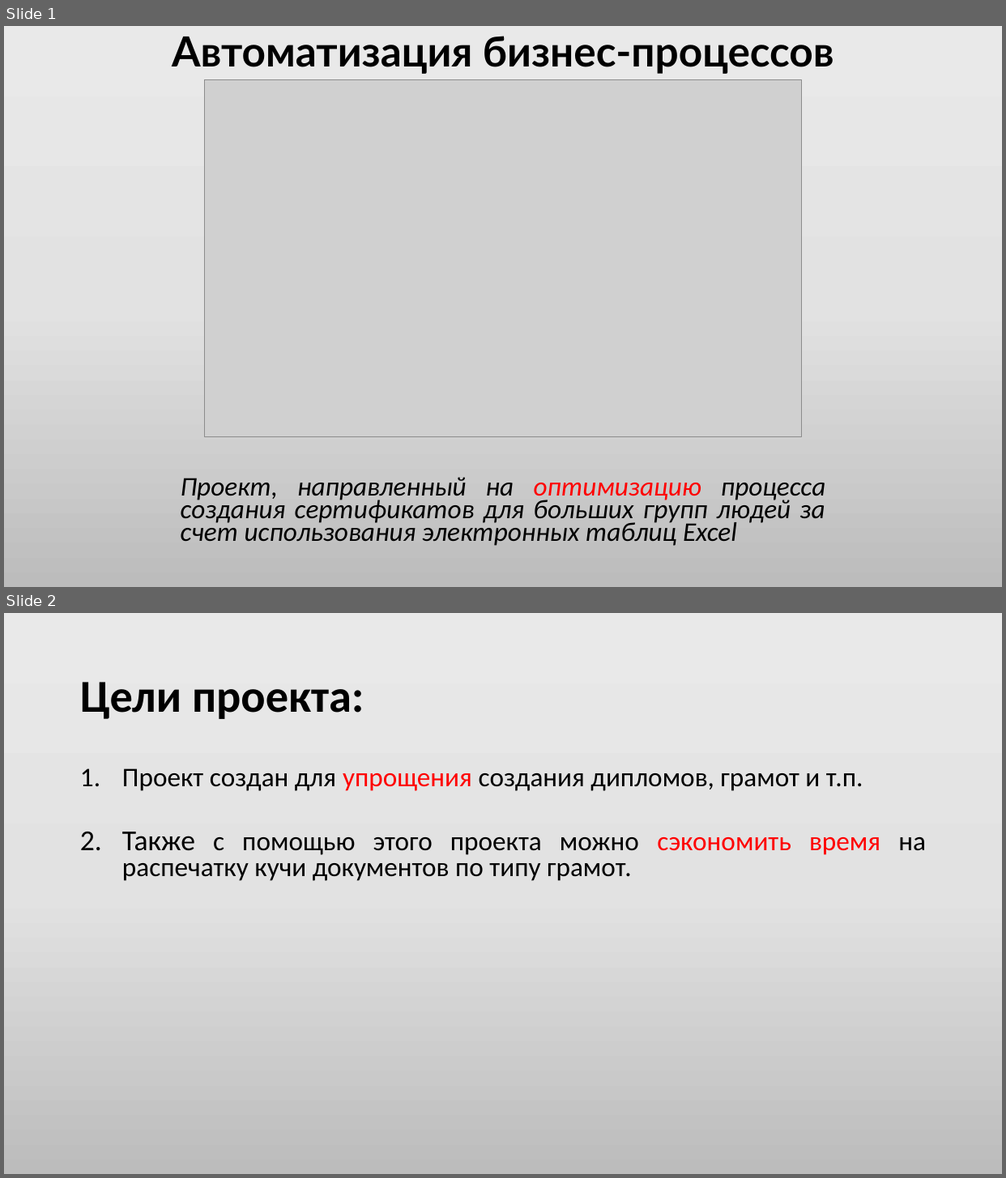
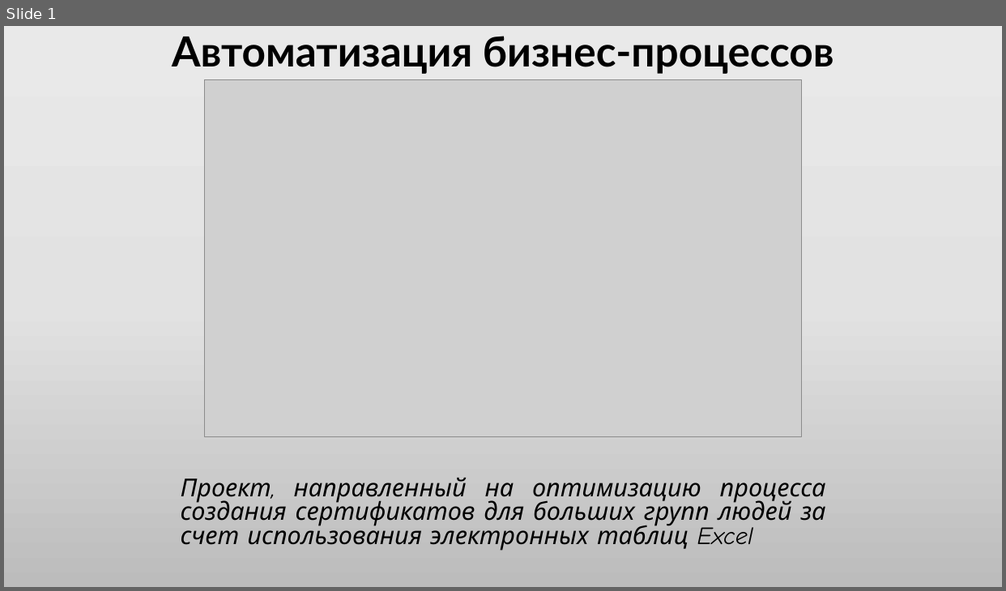
Before and after one commit to CyberBro9/aobp, a slide deck: ikar.pptx. Shown one above the other, each under a label of ours: slides 1 and 2 before the commit, slide 1 after it. The pictures are 1006x1178 and 1006x591 pixels, drawn with LibreOffice and Linux fonts; fonts in the diff are those of the drawing; grey boxes stand for pictures. Boxes give left, top, right and bottom in pixels: in the first picture for what was removed or moved away, otherwise in the second. Text is boxed around its words. In the diff, an @@ line names an element or a change of style, - is before the commit and + after.

```diff
--- a/ikar.pptx
+++ b/ikar.pptx
@@ slide 2 removed at box(4, 613, 1002, 1174), background gradient #EBEAEA to #E4E3E3 to #BDBCBC @@
@@ title removed at box(80, 682, 364, 719) @@
-Цели проекта:
@@ text removed at box(122, 769, 926, 881) @@
-1. Проект создан для упрощения создания дипломов, грамот и т.п.
-2. Также с помощью этого проекта можно сэкономить время на распечатку кучи документов по типу грамот.
@@ slide 1 changed as well @@
@@ subtitle "Проект, направленный на оптимизацию процесса ..." at box(181, 477, 826, 551): size 25.9 to 23.8 pt, font Calibri to Comic Neue; text colour #FF0000 to #000000 in "оптимизацию"; line spacing 0.7 to 0.8 @@
```
Also in this commit, not shown: 2 other slides removed, 3 other files.
